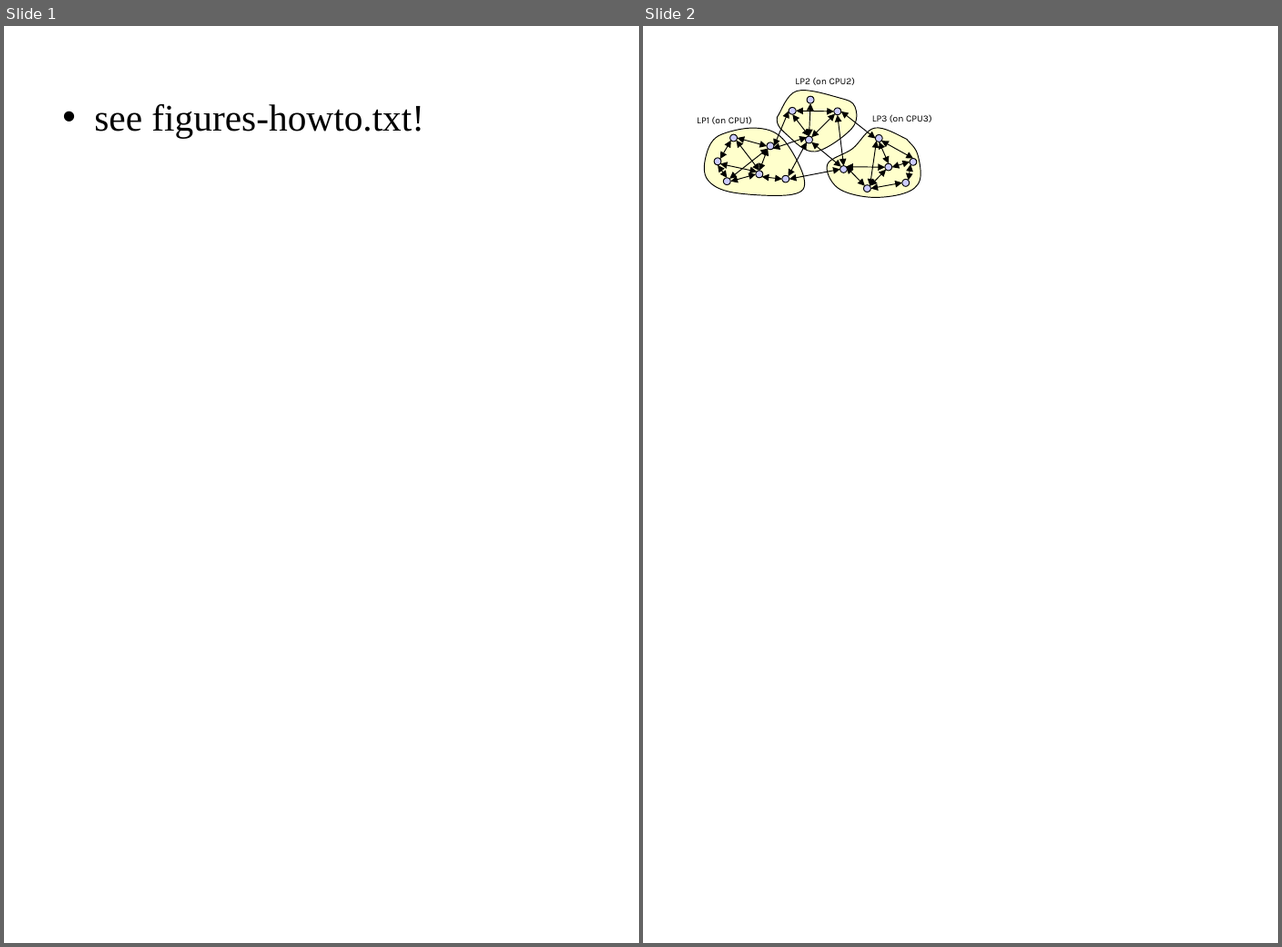
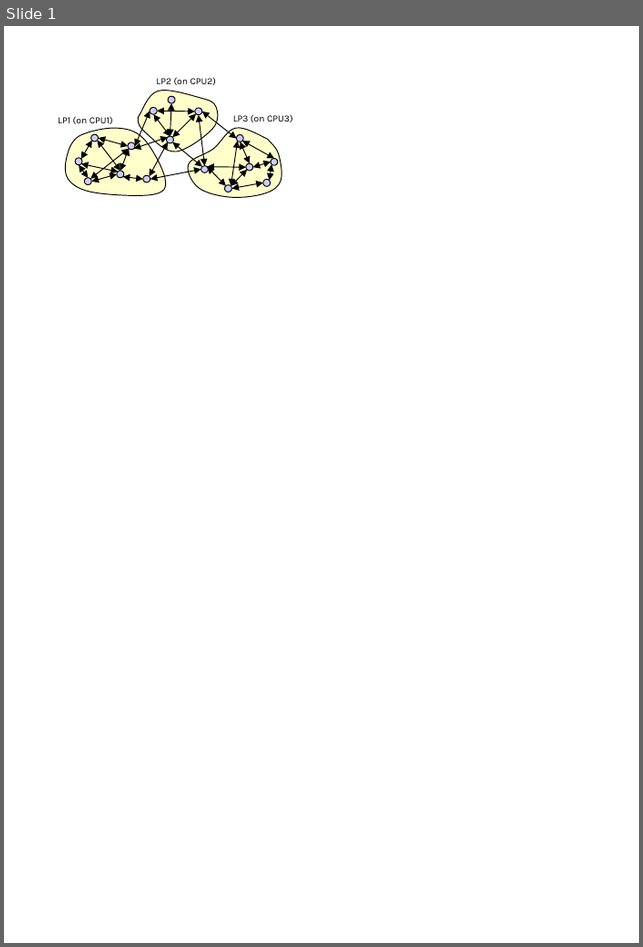
Before and after one commit to omnetpp/omnetpp, a slide deck: doc/src/manual/figures.ppt. Shown side by side, each under a label of ours: slides 1 and 2 before the commit, slide 1 after it. The pictures are 1282x947 and 643x947 pixels, drawn with LibreOffice and Linux fonts; fonts in the diff are those of the drawing. Boxes give left, top, right and bottom in pixels: in the first picture for what was removed or moved away, otherwise in the second. Text is boxed around its words. In the diff, an @@ line names an element or a change of style, - is before the commit and + after.

```diff
--- a/doc/src/manual/figures.ppt
+++ b/doc/src/manual/figures.ppt
@@ slide 1 removed at [4,26,639,943], background #FFFFFF @@
@@ text removed at [94,104,424,139] @@
-• see figures-howto.txt!
@@ what was slide 2 is now slide 1 @@
```
Also in this commit, not shown: 1 other slide removed, 28 other files.
